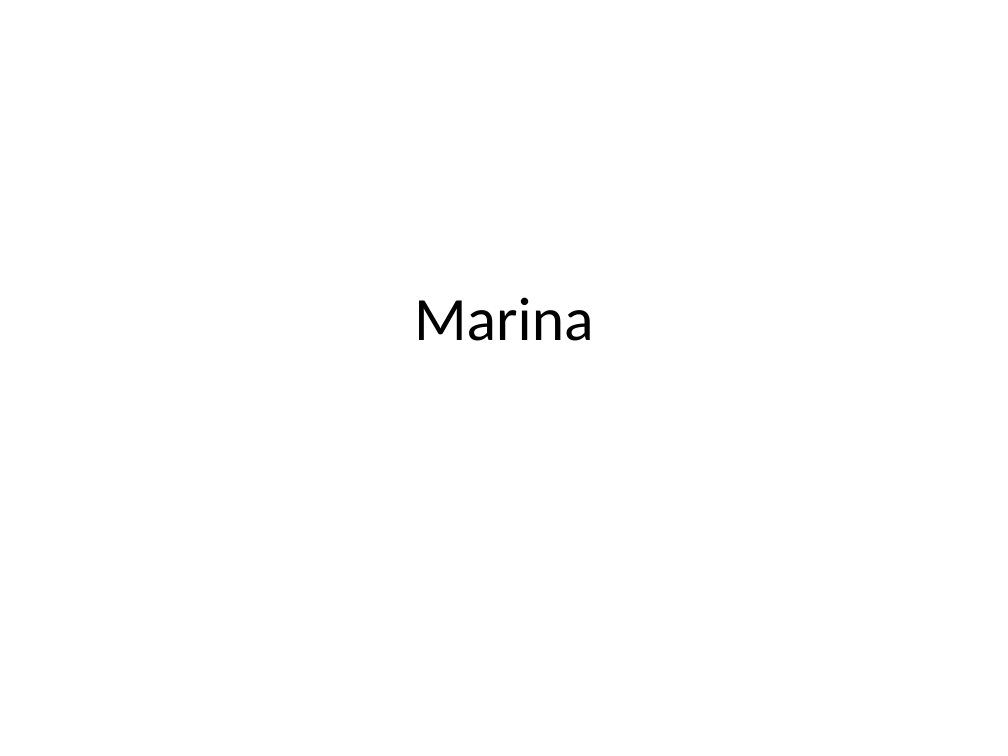
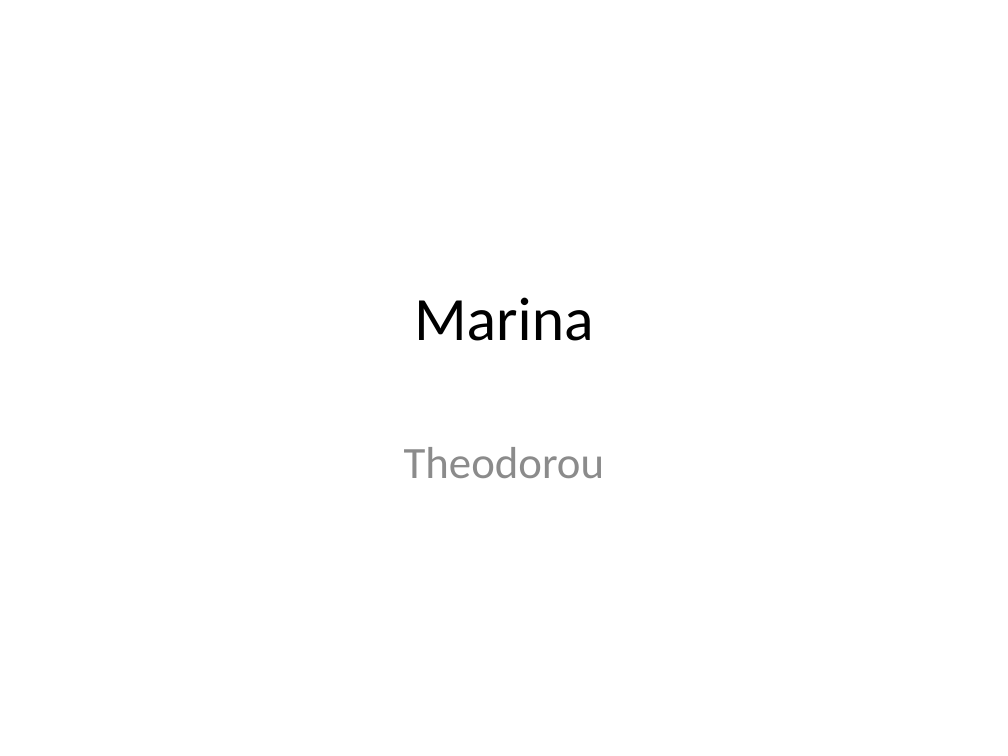
Before and after one commit to MarinaTh/planets, a slide deck: slide 1 of Egw.pptx. Drawn at 1008x756 pixels with LibreOffice and Linux fonts; fonts in the diff are those of the drawing. Boxes give left, top, right and bottom in pixels: in the first picture for what was removed or moved away, otherwise in the second. Text is boxed around its words. In the diff, an @@ line names an element or a change of style, - is before the commit and + after.

Commit message:
New file

```diff
--- a/Egw.pptx
+++ b/Egw.pptx
@@ subtitle added at bbox=[404, 447, 604, 478], 32 pt, text #8C8C8C @@
+Theodorou
```
